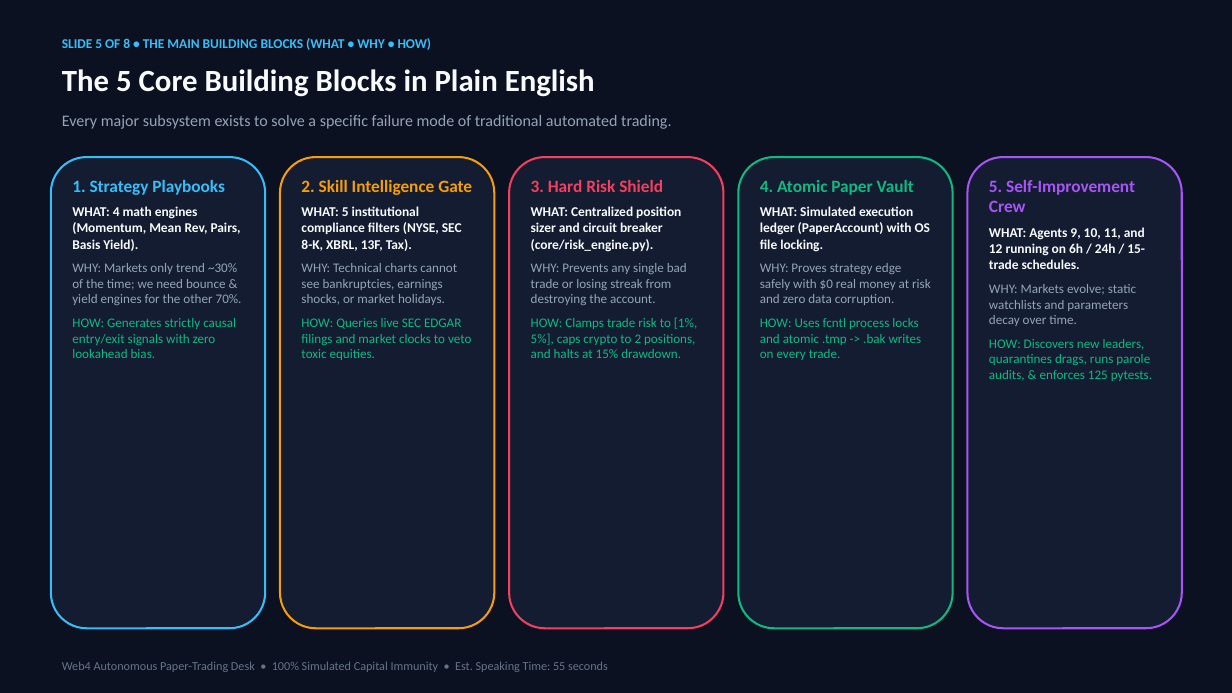
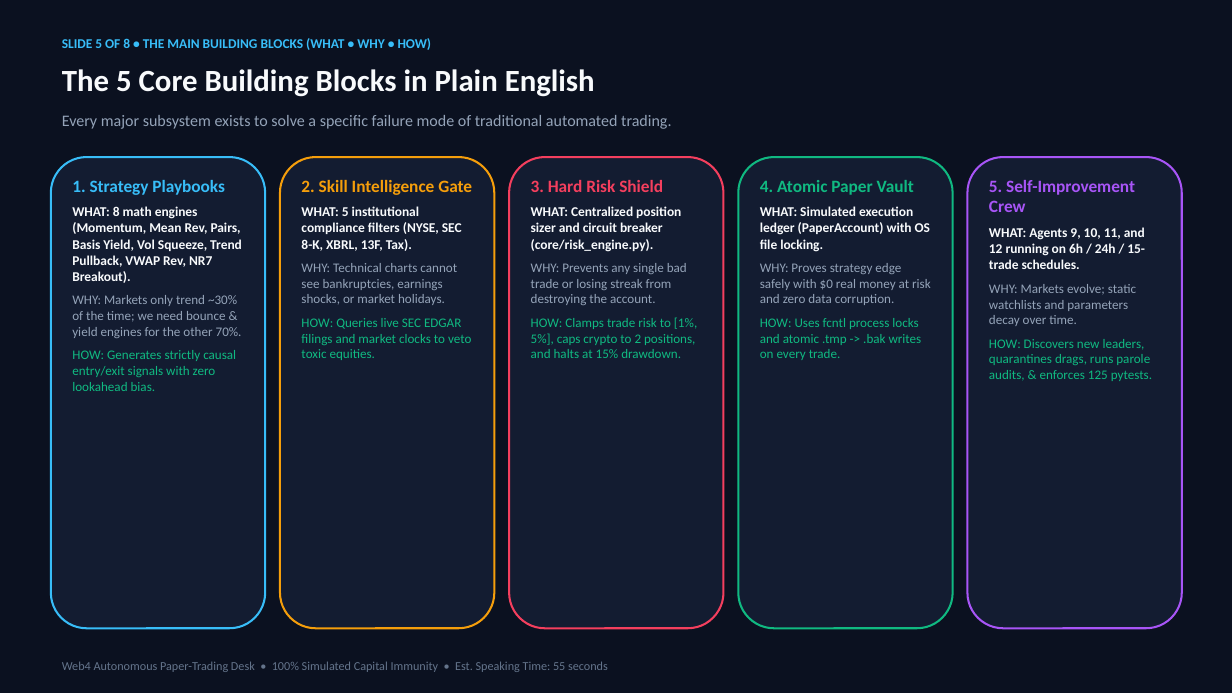
Before and after one commit to iShmuel/web4-trading-agent, a slide deck: slide 5 of web4_trading_agent_presentation.pptx. Drawn at 1232x693 pixels with LibreOffice and Linux fonts; fonts in the diff are those of the drawing. Boxes give left, top, right and bottom in pixels: in the first picture for what was removed or moved away, otherwise in the second. Text is boxed around its words. In the diff, an @@ line names an element or a change of style, - is before the commit and + after.

```diff
--- a/web4_trading_agent_presentation.pptx
+++ b/web4_trading_agent_presentation.pptx
@@ text in rounded rectangle at <box>72,206,242,283</box>: text changed @@
-WHAT: 4 math engines (Momentum, Mean Rev, Pairs, Basis Yield).
+WHAT: 8 math engines (Momentum, Mean Rev, Pairs, Basis Yield, Vol Squeeze, Trend Pullback, VWAP Rev, NR7 Breakout).
```
Also in this commit, not shown: 2 other slides changed, 5 other files.
